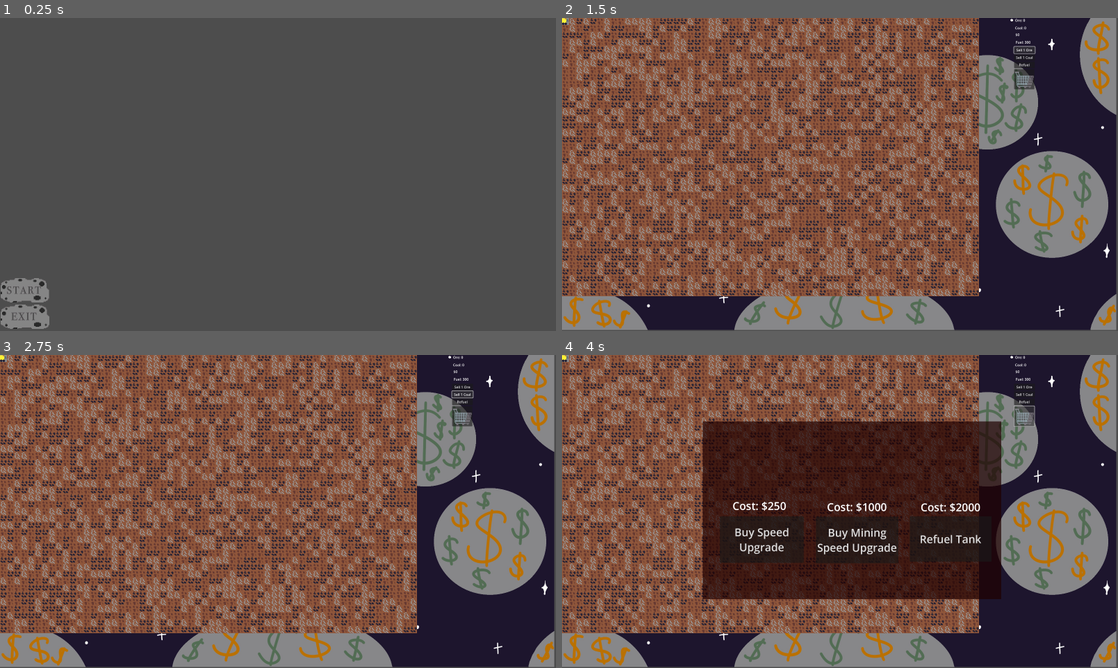
Above: before the commit, frames 1-4 (two rows, left to right).
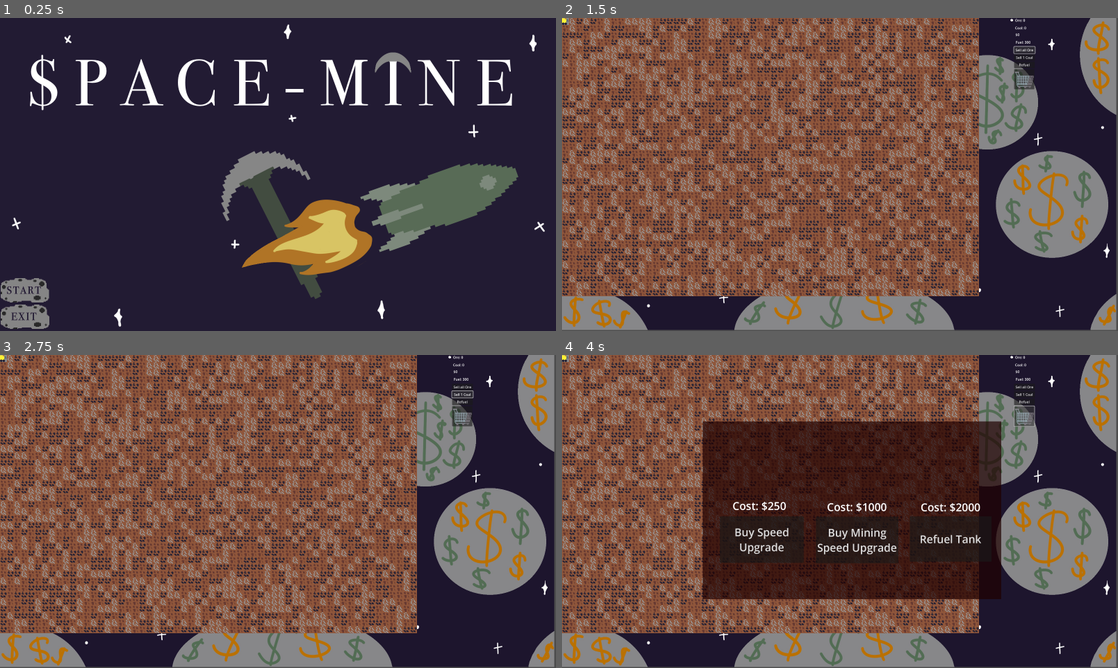
Above: after the commit, the same moments.

Repository: MellifiedRadishes/Space-Mine
Game: Godot game, scene res://main_menu.tscn
Same seed, same stepped clock (60 frames per second), same inputs: the game is played once before the commit and once after it.
Inputs (mouse positions are in pixels of both pictures, inside the frame that each line leads up to):
- Up to frame 1 (0.25 s): no input
- Up to frame 2 (1.5 s): click (584, 290) at 0.5 s; click "Sell 1 Ore" (after the commit: "Sell all Ore") at 1.25 s
- Up to frame 3 (2.75 s): click "Sell 1 Coal" at 2 s
- Up to frame 4 (4 s): click "Refuel" at 2.75 s; click "Cost: $250" at 3.5 s

The runs differ from the first frame. In frame 1, 98% of the frame differs, in the area x 0-100%, y 0-100%; in frame 2, less than 0.1%; in frame 3, less than 0.1%; in frame 4, less than 0.1%.

Commit message:
MainMenu

Diff:
--- a/DemoScene.tscn
+++ b/DemoScene.tscn
@@ -41,7 +41,7 @@
 offset_top = 132.0
 offset_right = 2178.0
 offset_bottom = 163.0
-text = "Sell 1 Ore"
+text = "Sell all Ore"
 
 [node name="SellCoal" type="Button" parent="."]
 offset_left = 2081.0
--- a/main_menu.tscn
+++ b/main_menu.tscn
@@ -1,7 +1,8 @@
-[gd_scene load_steps=4 format=3 uid="uid://dv8uwbssi2e4s"]
+[gd_scene load_steps=5 format=3 uid="uid://dv8uwbssi2e4s"]
 
 [ext_resource type="Script" path="res://main_menu.gd" id="1_27utd"]
 [ext_resource type="Texture2D" uid="uid://ds8vjato7ff5x" path="res://StartButton.png" id="1_80h3d"]
+[ext_resource type="Texture2D" uid="uid://0ryhjfmywuox" path="res://menuBackground.png" id="2_vuaw1"]
 [ext_resource type="Texture2D" uid="uid://djjii05xacgkp" path="res://QuitButton.png" id="2_vvlbc"]
 
 [node name="MainMenu" type="Control"]
@@ -12,6 +13,16 @@
 grow_horizontal = 2
 grow_vertical = 2
 script = ExtResource("1_27utd")
+
+[node name="TextureRect" type="TextureRect" parent="."]
+layout_mode = 1
+anchors_preset = 15
+anchor_right = 1.0
+anchor_bottom = 1.0
+grow_horizontal = 2
+grow_vertical = 2
+texture = ExtResource("2_vuaw1")
+expand_mode = 3
 
 [node name="VBoxContainer" type="VBoxContainer" parent="."]
 layout_mode = 1
--- a/playerScript.gd
+++ b/playerScript.gd
@@ -129,8 +129,8 @@
 	if (blockDict[Tile.BlockType.IRON] == 0):
 		return;
 
-	blockDict[Tile.BlockType.IRON] -= 1;
-	money += 100;
+	money += 100 * blockDict[Tile.BlockType.IRON];
+	blockDict[Tile.BlockType.IRON] = 0;
 	_fixPosition();
 	return;
 
Binary file added: menuBackground.png
Not shown, added: menuBackground.png.import
